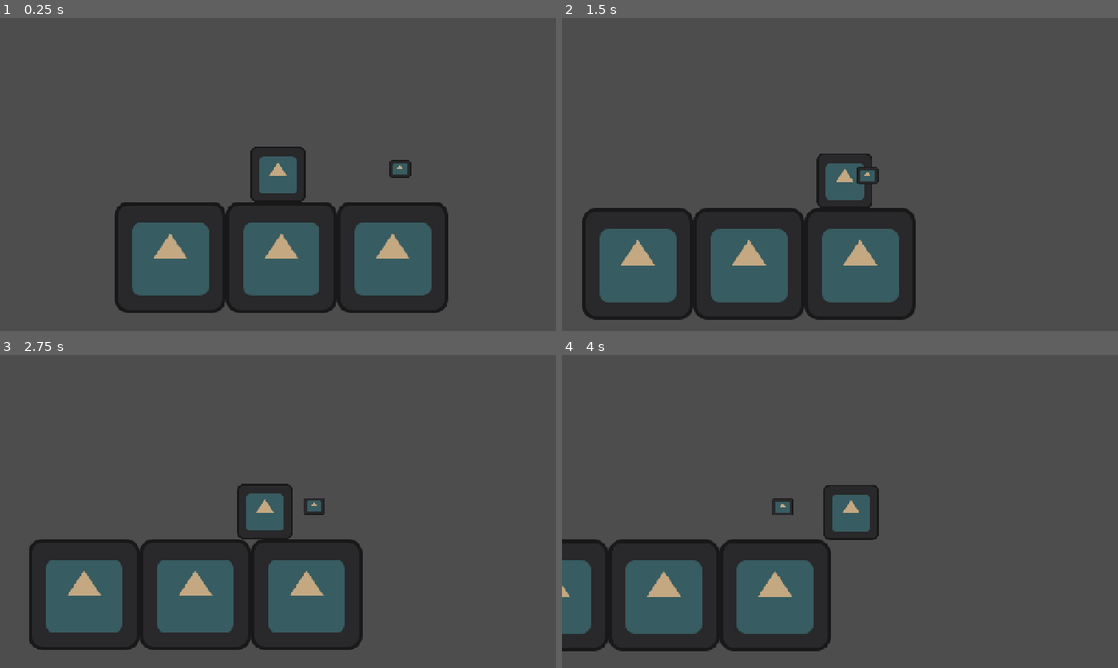
Above: before the commit, frames 1-4 (two rows, left to right).
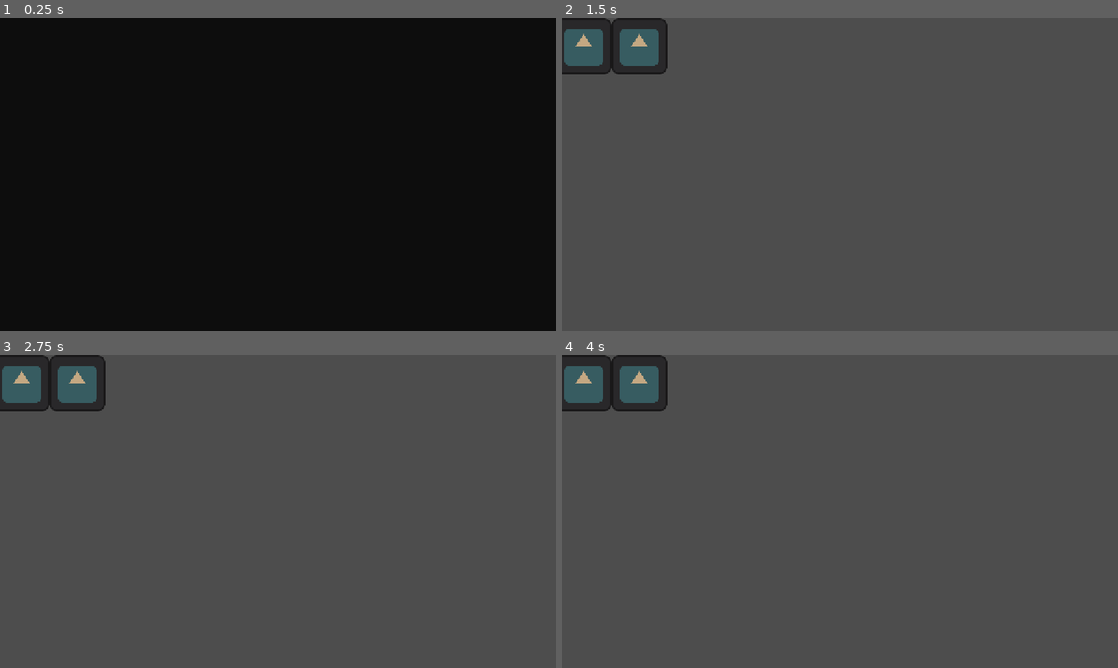
Above: after the commit, the same moments.

Repository: Devansh-Ruia/Salt-Cinder
Game: Godot game, scene res://scenes/main.tscn
The game is run twice, just before and just after one commit, with the same random seed, the same clock (stepped at 60 frames per second) and the same inputs. Before the commit the project starts from res://scenes/world/chapter_01/room_arrival.tscn. The engine's default icon, where the game draws it, is replaced by a stand-in: a white triangle on a blue panel in a dark square.
Inputs:
- Up to frame 1 (0.25 s): no input
- Up to frame 2 (1.5 s): hold E (interact) 0.53-1.28 s; hold D (move_right) from 0.53 s (still down); tap Q (absorb_release) at 0.6 s; tap Space (jump) at 0.77 s; tap E (interact) at 1.35 s
- Up to frame 3 (2.75 s): tap Space (jump) at 1.52 s; tap Q (absorb_release) at 1.55, 2.1 s; release D (move_right) at 2.03 s; hold A (move_left) from 2.03 s (still down); hold E (interact) from 2.03 s (still down)
- Up to frame 4 (4 s): release A (move_left) at 2.78 s; release E (interact) at 2.78 s; hold D (move_right) from 2.78 s (still down); tap E (interact) at 2.85 s; tap Space (jump) at 3.02, 3.77 s; tap Q (absorb_release) at 3.05, 3.6 s; hold E (interact) from 3.53 s (still down)

The runs differ from the first frame. In frame 1, 97% of the frame differs, in the area x 0-100%, y 0-100%; in frame 2, 15%; in frame 3, 15%; in frame 4, 13%.

Commit message:
fix(ch1): basalt no wall-climb, remove stray door, bootstrap-owned Embe
Fix 1 (data): basalt.tres can_wall_climb true -> false. Basalt is not a
wall-climber; coral is. The controller gate already reads can_wall_climb
from the active MaterialProfile, so this was purely a data mislabel.

Fix 2: remove the BasaltObstacle node in room_arrival -- a leftover Area2D
carrying door_trigger.gd with unset target_room/target_door_id, which fired
change_room("","") (the empty "Changing room ->" log). Harden change_room:
empty/unregistered room name now logs an error and returns instead of
silently no-opping.

Fix 3 (Embe ownership): introduce scenes/main.tscn + bootstrap.gd as the
entry scene that owns the single persistent Embe and asks RoomManager to
load the first room. Rooms no longer embed an Embe (removed the baked Embe
from room_arrival). RoomManager._consolidate_embe -> _adopt_embe: adopt +
reparent only; the duplicate-Embe runtime strip is deleted because no room
re-bakes an Embe. run/main_scene repointed arrival -> main.tscn.

Absorb prompt: AbsorbableObject prompt said "[E] Absorb" but absorb is bound
to absorb_release (Q); interact (E) is used by NPC/dialogue/lore. Fixed the
label to "[Q] Absorb" so the prompt matches the actual key.

Co-Authored-By: Claude Opus 4.8 (1M context) <noreply@anthropic.com>

Diff:
--- a/project.godot
+++ b/project.godot
@@ -16,7 +16,7 @@
 
 config/name="Salt & Cinder"
 config/description="A 2D cartoon puzzle-adventure. Embe, a volcanic island spirit, absorbs environmental materials to change form and solve traversal puzzles."
-run/main_scene="res://scenes/world/chapter_01/room_arrival.tscn"
+run/main_scene="res://scenes/main.tscn"
 config/features=PackedStringArray("4.6")
 config/icon="res://icon.svg"
 
--- a/resources/materials/basalt.tres
+++ b/resources/materials/basalt.tres
@@ -8,7 +8,7 @@
 move_speed = 140.0
 jump_force = 300.0
 gravity_scale = 1.4
-can_wall_climb = true
+can_wall_climb = false
 can_float = false
 can_walk_underwater = true
 is_flammable = false
--- /dev/null
+++ b/scenes/main.tscn
@@ -0,0 +1,14 @@
+[gd_scene load_steps=3 format=3]
+
+;; Main — the game entry point (run/main_scene). Owns the single persistent Embe
+;; and bootstraps RoomManager, which adopts Embe and loads the first room.
+;; Rooms do NOT embed an Embe; this scene is the sole owner.
+
+[ext_resource type="Script" path="res://scripts/core/bootstrap.gd" id="1"]
+[ext_resource type="PackedScene" uid="uid://bjobf1ixhsvuj" path="res://scenes/entities/embe/embe.tscn" id="2"]
+
+[node name="Main" type="Node"]
+script = ExtResource("1")
+
+[node name="Embe" parent="." instance=ExtResource("2")]
+scale = Vector2(0.5, 0.5)
--- a/scenes/world/chapter_01/room_arrival.tscn
+++ b/scenes/world/chapter_01/room_arrival.tscn
@@ -2,7 +2,6 @@
 
 [ext_resource type="Script" uid="uid://bqoleq4xi0ac1" path="res://scripts/components/door_trigger.gd" id="1"]
 [ext_resource type="Texture2D" uid="uid://4q335xxs2p" path="res://icon.svg" id="1_47nsp"]
-[ext_resource type="PackedScene" uid="uid://bjobf1ixhsvuj" path="res://scenes/entities/embe/embe.tscn" id="2_kbhdu"]
 [ext_resource type="Script" uid="uid://ctwjlak76j6w6" path="res://scripts/components/absorbable_object.gd" id="3_hsw0s"]
 [ext_resource type="Resource" path="res://resources/materials/driftwood.tres" id="4_0kpwh"]
 [ext_resource type="Script" path="res://scripts/components/water_zone.gd" id="5_waterzone"]
@@ -152,9 +151,6 @@
 [sub_resource type="RectangleShape2D" id="RectangleShape2D_waterzone"]
 size = Vector2(80, 40)
 
-[sub_resource type="RectangleShape2D" id="RectangleShape2D_basaltobstacle"]
-size = Vector2(40, 60)
-
 [sub_resource type="RectangleShape2D" id="RectangleShape2D_completiontrigger"]
 size = Vector2(32, 32)
 
@@ -184,10 +180,6 @@
 
 [node name="Entities" type="Node2D" parent="." unique_id=675209239]
 y_sort_enabled = true
-
-[node name="Embe" parent="Entities" unique_id=909882338 instance=ExtResource("2_kbhdu")]
-position = Vector2(46, -30)
-scale = Vector2(0.5, 0.5)
 
 [node name="Driftwoodlog" type="Node2D" parent="Entities" unique_id=1602450672]
 
@@ -225,15 +217,6 @@
 [node name="WaterZoneShape" type="CollisionShape2D" parent="WaterZone" unique_id=1274222406]
 shape = SubResource("RectangleShape2D_waterzone")
 
-[node name="BasaltObstacle" type="Area2D" parent="." unique_id=1274222407]
-script = ExtResource("1")
-position = Vector2(180, -20)
-collision_layer = 1
-collision_mask = 2
-
-[node name="BasaltObstacleShape" type="CollisionShape2D" parent="BasaltObstacle" unique_id=1274222408]
-shape = SubResource("RectangleShape2D_basaltobstacle")
-
 [node name="CompletionTrigger" type="Area2D" parent="." unique_id=1274222409]
 script = ExtResource("6_completiontrigger")
 position = Vector2(250, -30)
--- a/scripts/components/absorbable_object.gd
+++ b/scripts/components/absorbable_object.gd
@@ -34,14 +34,14 @@
 func _create_prompt_indicator() -> void:
 	# TODO: replace with a proper UI scene/texture
 	_prompt_indicator = Label.new()
-	_prompt_indicator.text = "[E] Absorb"
+	_prompt_indicator.text = "[Q] Absorb"
 	_prompt_indicator.visible = false
 	_prompt_indicator.add_theme_font_size_override("font_size", 12)
 	add_child(_prompt_indicator)
 	_prompt_indicator.position = Vector2(0, -40)
 
 
-## Called by EmbeController when the player presses interact while in range.
+## Called by EmbeController when the player presses absorb_release (Q) while in range.
 func try_absorb(entity: Node) -> void:
 	if is_depleted:
 		return
--- /dev/null
+++ b/scripts/core/bootstrap.gd
@@ -0,0 +1,19 @@
+## Bootstrap — the game's entry scene (project.godot run/main_scene). Owns the
+## single persistent Embe and hands control to RoomManager, which adopts Embe
+## (reparents it to the scene root) and loads the first room. Rooms themselves
+## never embed an Embe; this scene is the sole owner. This is what lets rooms be
+## freed/re-instanced on every transition without ever duplicating the player.
+extends Node
+
+## First room to load on startup. Must be registered in RoomManager.
+@export var first_room: String = "arrival"
+
+## The door_id in the first room where Embe should spawn.
+@export var first_entry_door: String = "from_approach"
+
+
+func _ready() -> void:
+	# Children run _ready before their parent, so the embedded Embe has already
+	# added itself to the "embe" group by the time this runs. RoomManager then
+	# adopts it during the transition.
+	RoomManager.change_room(first_room, first_entry_door)
--- a/scripts/core/room_manager.gd
+++ b/scripts/core/room_manager.gd
@@ -13,11 +13,10 @@
 ## Reference to the currently loaded room scene instance.
 var _current_room: Node = null
 
-## The single persistent Embe. Embe is embedded in the start room's scene; on
-## the first transition it is reparented to the scene root so freeing a room
-## never frees Embe. Re-instanced rooms that embed their own Embe have that
-## duplicate stripped (see _consolidate_embe). Guarantees exactly one node in
-## the "embe" group across all transitions.
+## The single persistent Embe. Embe is owned by the bootstrap (Main) scene, not
+## by any room. On the first transition RoomManager adopts it and reparents it to
+## the scene root, so freeing/re-instancing a room never frees or duplicates it.
+## Rooms contain no Embe of their own, so there is nothing to strip.
 var _embe: Node = null
 
 ## Guards change_room against re-entry. The fade uses await (~0.3s each way);
@@ -73,24 +72,28 @@
 		print("[RoomManager] Transition already in progress, ignoring → ", room_name)
 		return
 
+	# Validate the target before doing anything. An empty or unregistered name
+	# means a misconfigured door (unset target_room) or a typo — fail loud and
+	# return rather than silently no-op (a silent no-op hid exactly this bug).
+	if room_name.is_empty() or not _room_registry.has(room_name):
+		push_error("[RoomManager] ERROR: unknown/empty room name '%s' — ignoring" % room_name)
+		return
+
 	print("[RoomManager] Changing room → ", room_name, " | Entry door: ", entry_door_id)
-	if not _room_registry.has(room_name):
-		push_error("RoomManager: room '%s' not found in registry." % room_name)
-		return
 
 	_is_transitioning = true
 
-	# The start room is loaded by Godot as the main scene, not via change_room,
-	# so it is never registered as _current_room. Capture it now so it (and the
-	# Embe embedded in it) is handled like any other room from here on.
+	# The bootstrap (Main) scene is loaded by Godot as the main scene, not via
+	# change_room, so it is never registered as _current_room. Capture it now so
+	# it (and the Embe it owns) is freed/handled like any other scene from here on.
 	if _current_room == null:
 		_current_room = get_tree().current_scene
 
 	var scene_path: String = _room_registry[room_name]
 
-	# Move Embe out of the room being unloaded so the queue_free below cannot
-	# free it. After this, exactly one Embe exists, parented to the scene root.
-	_consolidate_embe()
+	# Adopt Embe (from the bootstrap scene on first call) and reparent it to the
+	# scene root so the queue_free below cannot take it with the old room/scene.
+	_adopt_embe()
 
 	# Fade to black
 	var tween := create_tween()
@@ -112,9 +115,9 @@
 	_current_room = packed_scene.instantiate()
 	get_tree().root.add_child(_current_room)
 
-	# A re-instanced room may embed its own Embe (the start room does). Strip any
-	# such duplicate so only the persistent Embe remains in the "embe" group.
-	_consolidate_embe()
+	# Safety: keep the persistent Embe parented to the root. Rooms no longer embed
+	# an Embe, so this never finds a duplicate — it only re-asserts ownership.
+	_adopt_embe()
 
 	# Position Embe at the target door (and disarm that door against the spawn
 	# overlap so it does not immediately transition back).
@@ -133,28 +136,22 @@
 	print("[RoomManager] Room loaded: ", room_name)
 
 
-## Ensure exactly one Embe exists and that it lives at the scene root (not inside
-## a room), so room frees never free it and re-instanced rooms cannot duplicate
-## it. Keeps the already-tracked persistent Embe if valid, else adopts the first
-## one found; frees any others.
-func _consolidate_embe() -> void:
-	var embes := get_tree().get_nodes_in_group("embe")
-	if embes.is_empty():
-		return
+## Adopt the persistent Embe and keep it parented to the scene root (not inside a
+## room or the bootstrap scene), so freeing a room never frees Embe. On the first
+## call it adopts the Embe owned by the bootstrap (Main) scene; thereafter it just
+## re-asserts that the tracked instance lives at the root. Rooms embed no Embe of
+## their own, so there is never a duplicate to remove.
+func _adopt_embe() -> void:
+	if _embe == null or not is_instance_valid(_embe):
+		var embes := get_tree().get_nodes_in_group("embe")
+		if embes.is_empty():
+			return
+		_embe = embes[0]
 
-	var keep: Node = _embe if (_embe != null and is_instance_valid(_embe)) else embes[0]
-
-	for e in embes:
-		if e != keep:
-			print("[RoomManager] Stripping duplicate Embe instanced by room.")
-			e.queue_free()
-
-	_embe = keep
-
-	# Reparent to the scene root so unloading a room cannot take Embe with it.
+	# Reparent to the scene root so unloading a room/scene cannot take Embe with it.
 	var root := get_tree().root
-	if keep.get_parent() != root:
-		keep.reparent(root)
+	if _embe.get_parent() != root:
+		_embe.reparent(root)
 
 
 ## Find the DoorTrigger with matching door_id in the room, place Embe there, and
--- a/scripts/entities/embe_controller.gd
+++ b/scripts/entities/embe_controller.gd
@@ -290,7 +290,7 @@
 		return
 
 
-## WALL_CLIMBING — can_wall_climb forms (coral, basalt). Full vertical movement.
+## WALL_CLIMBING — can_wall_climb forms (coral only). Full vertical movement.
 ## Horizontal input maps to vertical movement on the wall. Jump to wall-kick.
 func _state_wall_climbing(profile: MaterialProfile) -> void:
 	var h := _get_horizontal_input()
